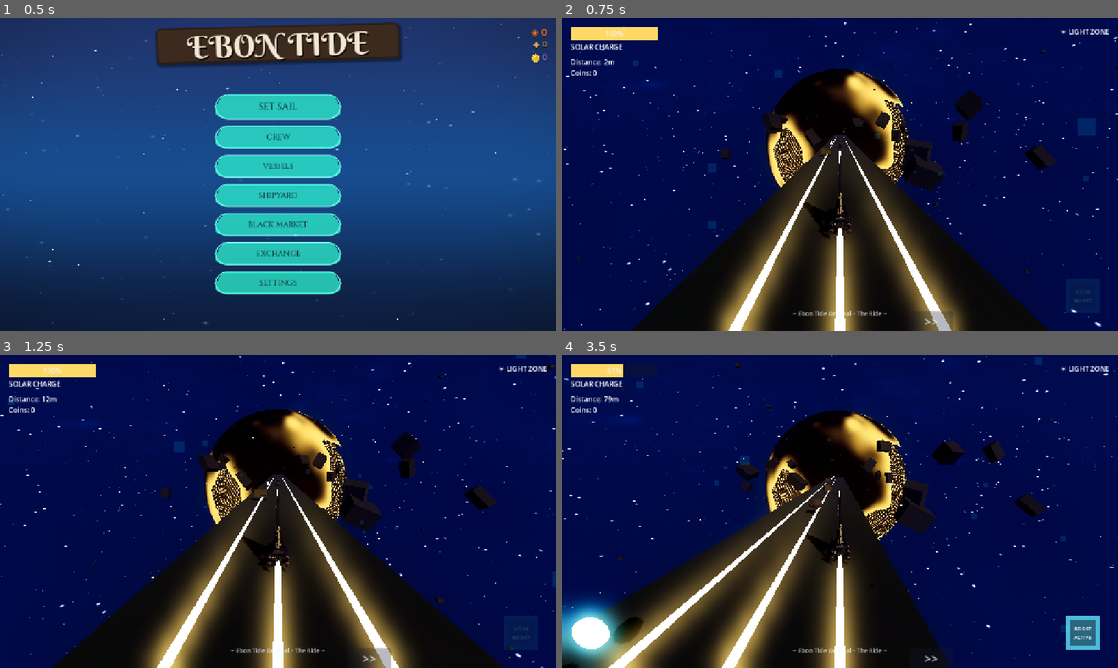
Above: before the commit, frames 1-4 (two rows, left to right).
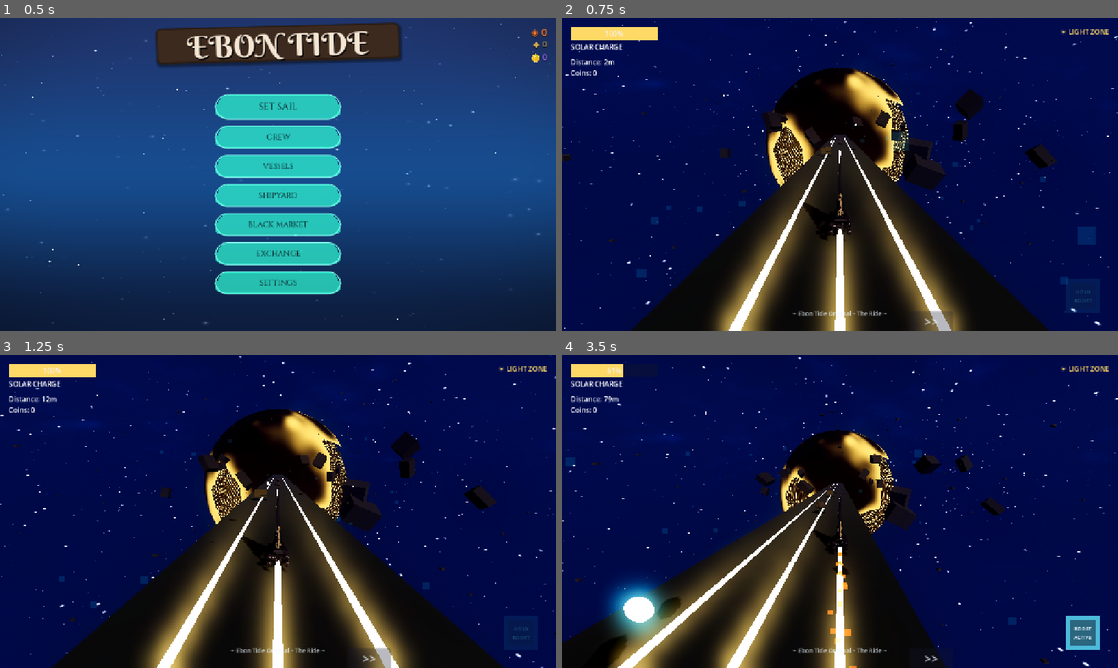
Above: after the commit, the same moments.

Repository: LUCID217/Ebon-Tide-_-Solar-Surfer
Game: Godot game, scene res://scenes/main_menu.tscn
The game is run twice, just before and just after one commit, with the same random seed, the same clock (stepped at 60 frames per second) and the same inputs. Sound files missing from this copy of the repository are replaced by a short silence.
Inputs (mouse positions are in pixels of both pictures, inside the frame that each line leads up to):
- Up to frame 1 (0.5 s): no input
- Up to frame 2 (0.75 s): click "SET SAIL" at 0.5 s
- Up to frame 3 (1.25 s): no input
- Up to frame 4 (3.5 s): tap Enter at 1.25 s; move the mouse to (962, 495) at 1.27 s; hold D (move_right) 1.28-2 s; hold Shift (boost) 1.28-2 s; click (962, 495) at 1.42 s; tap Space (jump) at 1.52 s; drag from (728, 527) to (812, 574) at 2.02 s; move the mouse to (895, 442) at 2.77 s; hold D (move_right) from 2.78 s (still down); hold Shift (boost) from 2.78 s (still down)

Frame 1 is identical in both runs. In frame 2, 3.6% of the frame differs, in the area x 0-100%, y 0-100%; in frame 3, 0.9%; in frame 4, 17%.
Error before the commit: Parse Error: Function "check_spawn_pickup()" not found in base self. (res://scripts/pickup_manager.gd:66)

Commit message:
Fix pickup_manager.gd parse errors and ads_manager.gd crash
- Restore missing `func check_spawn_pickup()` declaration and
  `player_z` variable that were accidentally deleted, causing
  two parse errors (function not found + undeclared identifier)
- Fix _is_pass_active() using Engine.has_singleton() for autoloads;
  autoloads are not engine singletons, so this would crash when
  EbonPass wasn't loaded. Use get_node_or_null() consistently instead.

https://claude.ai/code/session_01CDXaJDL3t6BNhgarDh2reS

Diff:
--- a/scripts/ads_manager.gd
+++ b/scripts/ads_manager.gd
@@ -106,8 +106,9 @@
 
 func _is_pass_active() -> bool:
 	# Safe check — EbonPass autoload may not exist in editor
-	if Engine.has_singleton("EbonPass") or get_node_or_null("/root/EbonPass"):
-		return EbonPass.is_active()
+	var ebon_pass = get_node_or_null("/root/EbonPass")
+	if ebon_pass and ebon_pass.has_method("is_active"):
+		return ebon_pass.is_active()
 	if get_node_or_null("/root/GameData"):
 		return GameData.ebon_pass_active
 	return false
--- a/scripts/pickup_manager.gd
+++ b/scripts/pickup_manager.gd
@@ -99,7 +99,12 @@
 
 # ============ SPAWNING ============
 
-
+func check_spawn_pickup() -> void:
+	var player_z = player.global_position.z
+	# Player travels in -Z, so check if they've passed the next threshold
+	if player_z > next_spawn_check_z:
+		return
+	next_spawn_check_z = player_z - SPAWN_CHECK_DISTANCE
 
 	# Random chance to spawn
 	if randf() < PICKUP_SPAWN_CHANCE:
